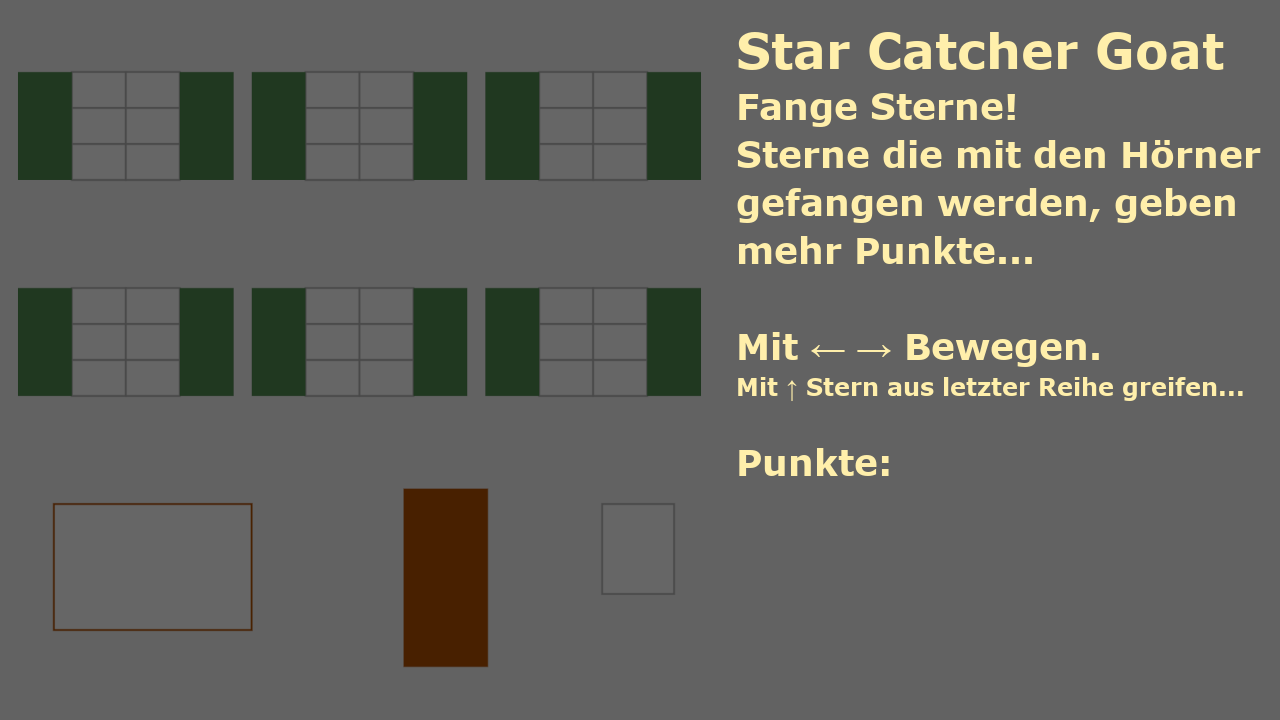
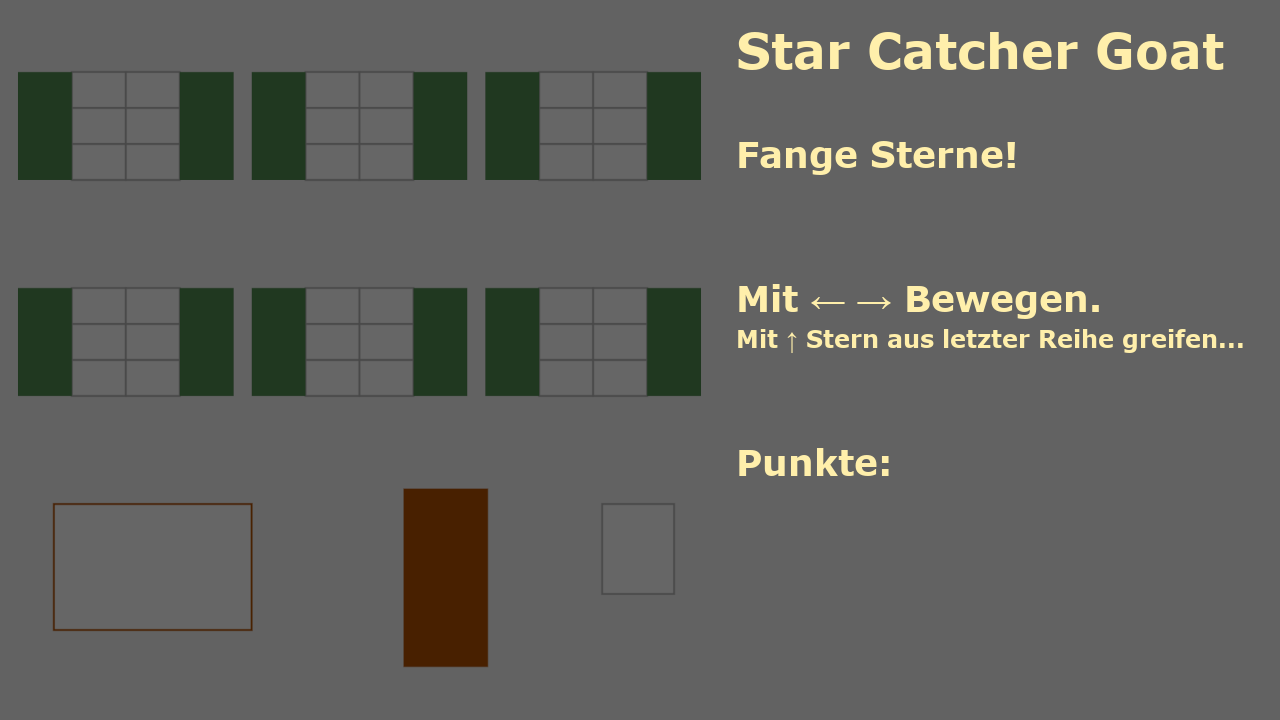
Two versions of the same layered image (1280x720). Layer-by-layer changes:
added layer "Star Catcher Goat ... #1" above "Star Catcher Goat ..." over (738, 93, 1243, 401)
hid "Star Catcher Goat ..." over (737, 93, 1261, 401)
